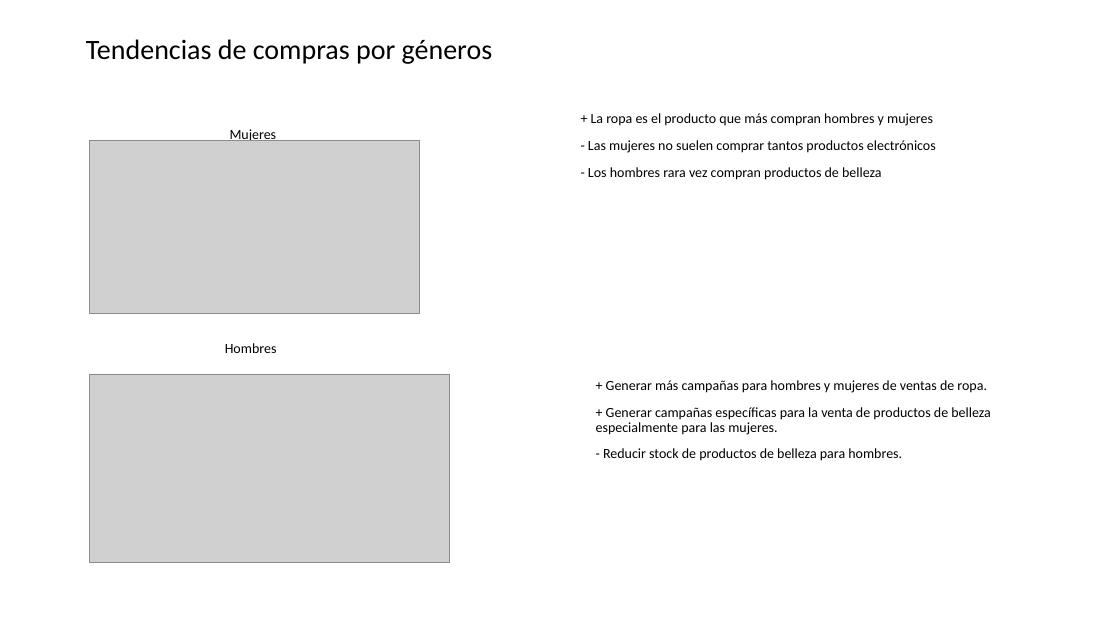
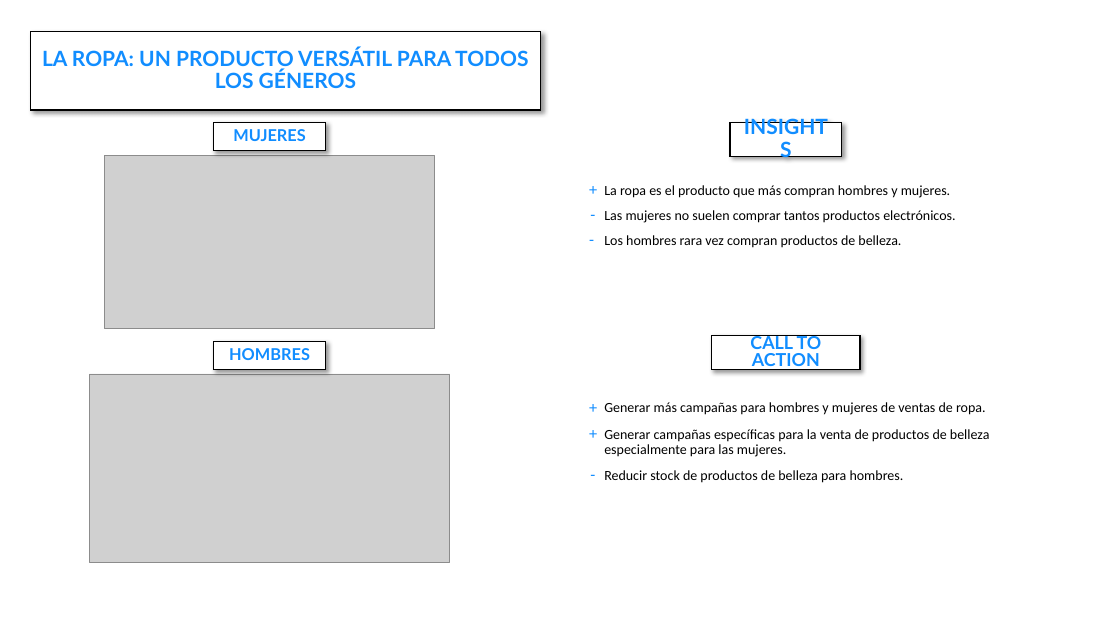
Before and after one commit to JNocetti/BI_Project, a slide deck: slide 3 of Presentación.pptx. Drawn at 1120x630 pixels with LibreOffice and Linux fonts; fonts in the diff are those of the drawing; grey boxes stand for pictures. Boxes give left, top, right and bottom in pixels: in the first picture for what was removed or moved away, otherwise in the second. Text is boxed around its words. In the diff, an @@ line names an element or a change of style, - is before the commit and + after.

```diff
--- a/Presentación.pptx
+++ b/Presentación.pptx
@@ subtitle added at (x1=30, y1=31, x2=540, y2=110), fill #FFFFFF, outline #000000 1 pt, 18 pt, text #118DFF, bold @@
+LA ROPA: UN PRODUCTO VERSÁTIL PARA TODOS LOS GÉNEROS
@@ subtitle removed at (x1=86, y1=39, x2=493, y2=64) @@
-Tendencias de compras por géneros
@@ rectangle "MUJERES" at (x1=213, y1=123, x2=325, y2=151): vertical alignment top to middle; fill none to #FFFFFF; outline none to #000000 1 pt; shadow on @@
@@ rectangle "MUJERES" resized from (x1=230, y1=128, x2=277, y2=141) to (x1=213, y1=123, x2=325, y2=151) @@
@@ text in rectangle at (x1=233, y1=129, x2=306, y2=141): text changed; size 12 to 14 pt; font Calibri to Lato; text colour #000000 to #118DFF; bold on @@
-Mujeres
+MUJERES
@@ rectangle added at (x1=730, y1=123, x2=842, y2=156), fill #FFFFFF, outline #000000 1 pt, 18 pt, text #118DFF, bold @@
+INSIGHTS
@@ picture moved from (x1=89, y1=140, x2=419, y2=313) to (x1=104, y1=155, x2=434, y2=329) @@
@@ text added at (x1=581, y1=176, x2=609, y2=204), 14 pt, text #118DFF @@
++
@@ text added at (x1=582, y1=201, x2=610, y2=229), 14 pt, text #118DFF @@
+-
@@ text at (x1=604, y1=185, x2=955, y2=248): text changed @@
-+ La ropa es el producto que más compran hombres y mujeres
-- Las mujeres no suelen comprar tantos productos electrónicos
-- Los hombres rara vez compran productos de belleza
+La ropa es el producto que más compran hombres y mujeres.
+Las mujeres no suelen comprar tantos productos electrónicos.
+Los hombres rara vez compran productos de belleza.
@@ text added at (x1=581, y1=225, x2=609, y2=254), 14 pt, text #118DFF @@
+-
@@ rectangle "HOMBRES" resized from (x1=225, y1=343, x2=277, y2=353) to (x1=213, y1=341, x2=325, y2=370) @@
@@ rectangle "HOMBRES" at (x1=213, y1=341, x2=325, y2=370): vertical alignment top to middle; fill none to #FFFFFF; outline none to #000000 1 pt; shadow on @@
@@ text in rectangle at (x1=229, y1=348, x2=310, y2=360): text changed; size 12 to 14 pt; font Calibri to Lato; text colour #000000 to #118DFF; bold on @@
-Hombres
+HOMBRES
@@ rectangle added at (x1=712, y1=336, x2=860, y2=370), fill #FFFFFF, outline #000000 1 pt, 15.3 pt, text #118DFF, bold @@
+CALL TO ACTION
@@ text added at (x1=581, y1=392, x2=609, y2=421), 14 pt, text #118DFF @@
++
@@ text added at (x1=581, y1=419, x2=609, y2=448), 14 pt, text #118DFF @@
++
@@ text at (x1=604, y1=402, x2=990, y2=483): text changed @@
-+ Generar más campañas para hombres y mujeres de ventas de ropa.
-+ Generar campañas específicas para la venta de productos de belleza especialmente para las mujeres.
-- Reducir stock de productos de belleza para hombres.
+Generar más campañas para hombres y mujeres de ventas de ropa.
+Generar campañas específicas para la venta de productos de belleza especialmente para las mujeres.
+Reducir stock de productos de belleza para hombres.
@@ text added at (x1=582, y1=460, x2=610, y2=488), 14 pt, text #118DFF @@
+-
```
Also in this commit, not shown: 2 other slides changed, 2 slides added, 1 slide removed, 1 other file.
